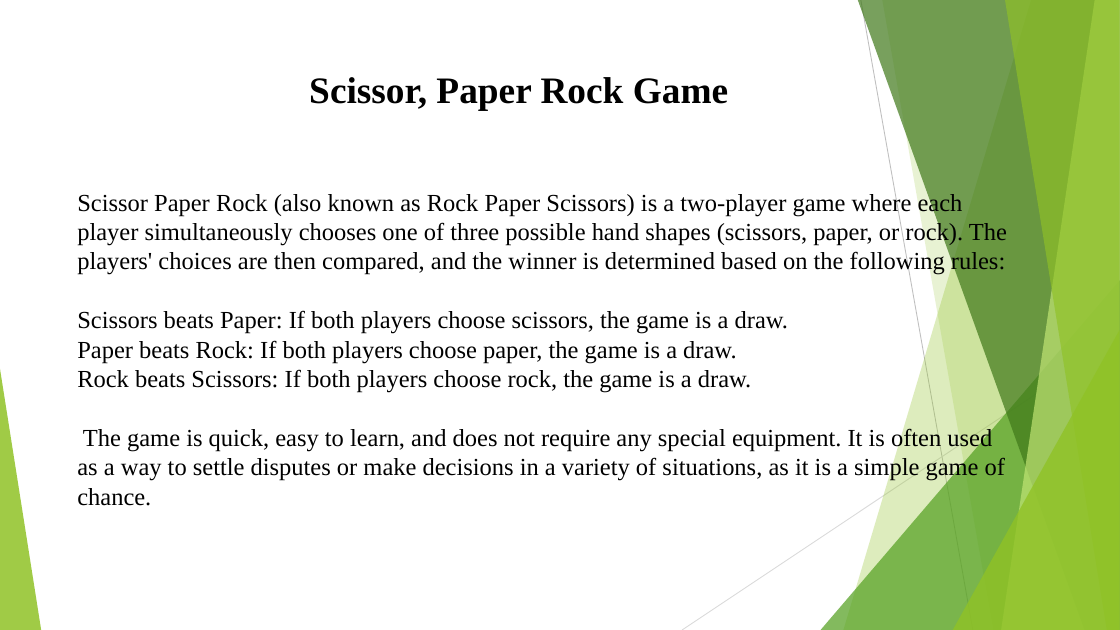
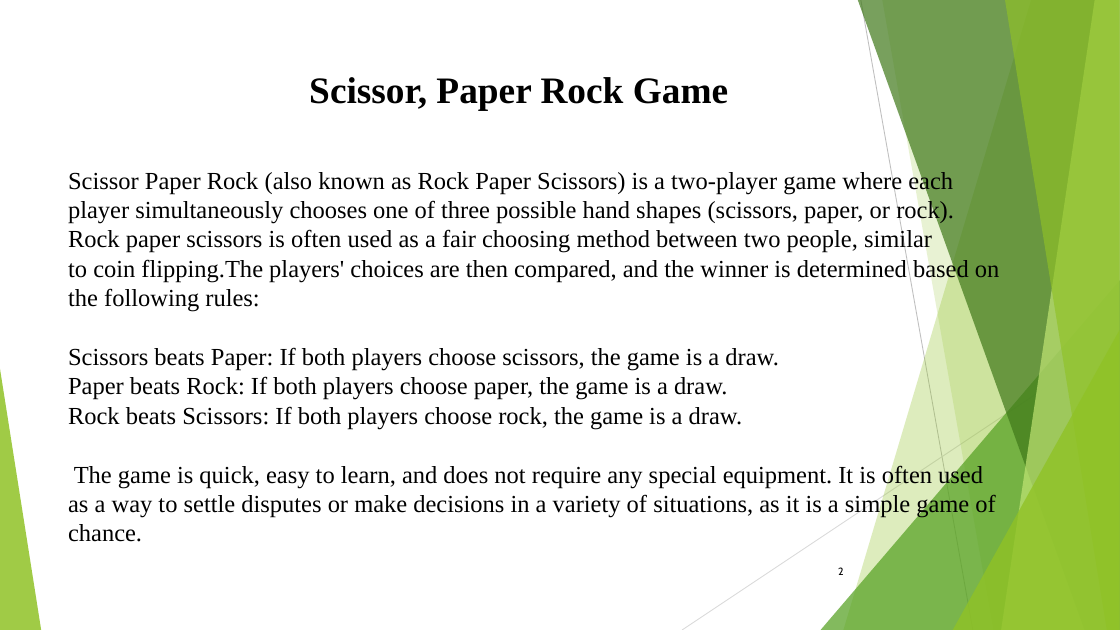
Before and after one commit to atullya/NCCS, a slide deck: slide 2 of Projects/SecondSem/Scissors, Paper Rock Game.pptx. Drawn at 1120x630 pixels with LibreOffice and Linux fonts; fonts in the diff are those of the drawing. Boxes give left, top, right and bottom in pixels: in the first picture for what was removed or moved away, otherwise in the second. Text is boxed around its words. In the diff, an @@ line names an element or a change of style, - is before the commit and + after.

```diff
--- a/Projects/SecondSem/Scissors, Paper Rock Game.pptx
+++ b/Projects/SecondSem/Scissors, Paper Rock Game.pptx
@@ text "Scissor Paper Rock (also known ...": place and size @@
-text "Scissor Paper Rock (also known ..." at [77,191,1007,506]
+text "Scissor Paper Rock (also known ..." at [68,169,999,542]
@@ text at [68,169,999,312]: text changed @@
-Scissor Paper Rock (also known as Rock Paper Scissors) is a two-player game where each player simultaneously chooses one of three possible hand shapes (scissors, paper, or rock). The players' choices are then compared, and the winner is determined based on the following rules:
+Scissor Paper Rock (also known as Rock Paper Scissors) is a two-player game where each player simultaneously chooses one of three possible hand shapes (scissors, paper, or rock). Rock paper scissors is often used as a fair choosing method between two people, similar to coin flipping.The players' choices are then compared, and the winner is determined based on the following rules:
@@ page number added at [838,567,844,575], 9 pt, text #000000 @@
+2
```
Also in this commit, not shown: 2 other slides changed, 4 slides added, 7 slides removed.
